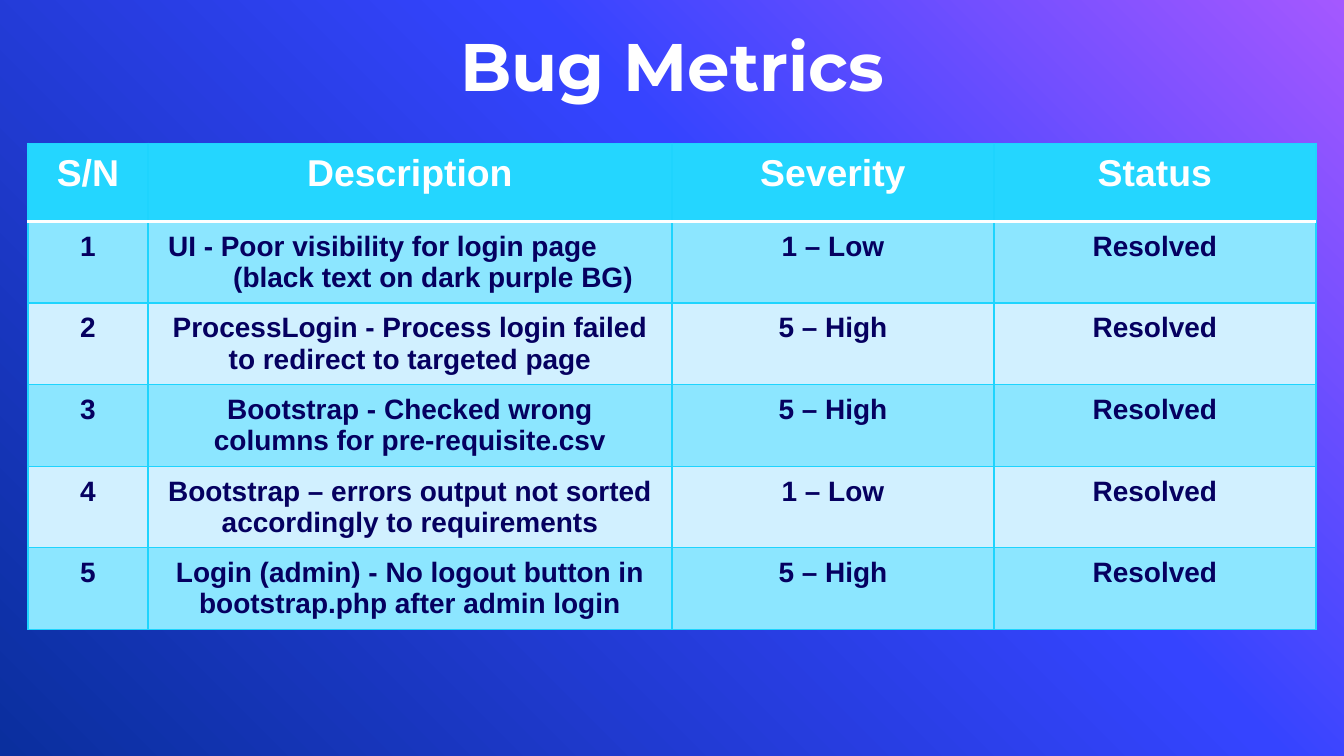
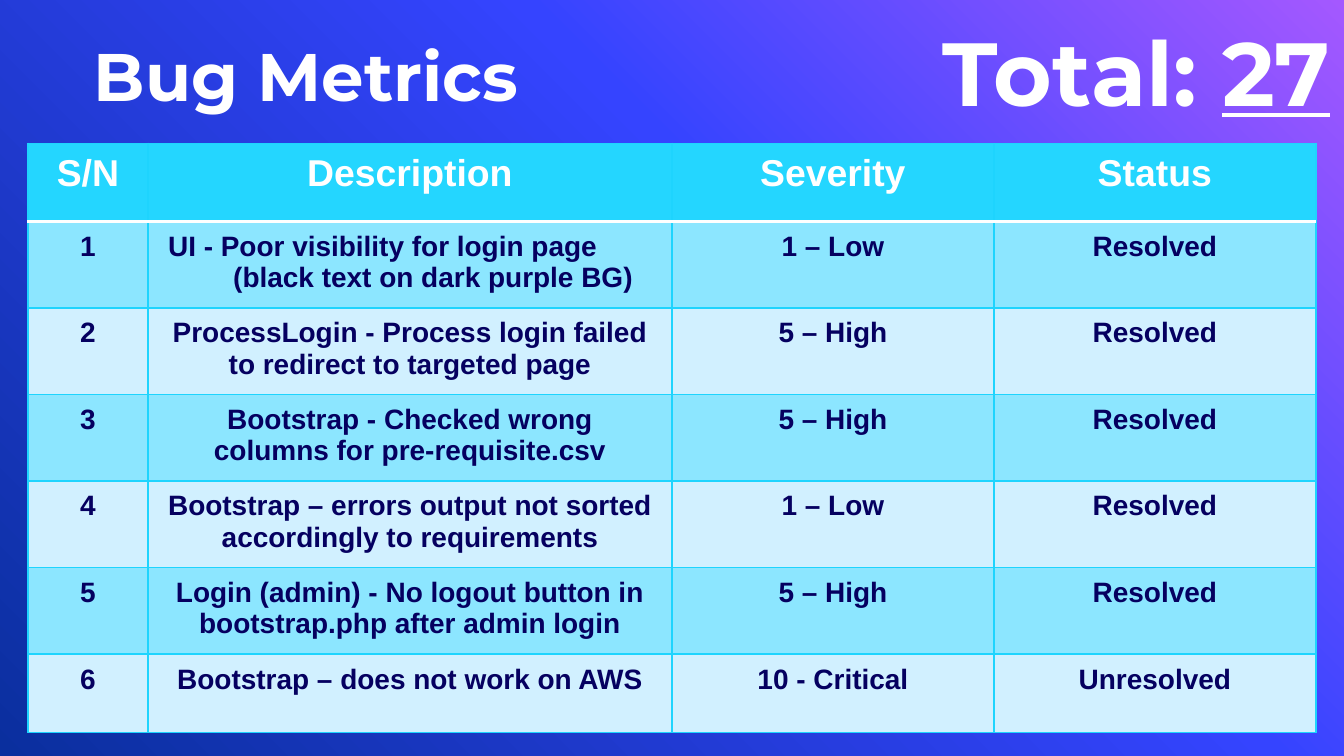
Before and after one commit to lifuhuang97/course-bidding-system, a slide deck: slide 20 of presentations/PM Review.pptx. Drawn at 1344x756 pixels with LibreOffice and Linux fonts; fonts in the diff are those of the drawing; background and template pictures are left out. Boxes give left, top, right and bottom in pixels: in the first picture for what was removed or moved away, otherwise in the second. Text is boxed around its words. In the diff, an @@ line names an element or a change of style, - is before the commit and + after.

Commit message:
Updated bm & slides for new bug

```diff
--- a/presentations/PM Review.pptx
+++ b/presentations/PM Review.pptx
@@ text "Bug Metrics": place and size @@
-text "Bug Metrics" at [460, 38, 884, 105]
+text "Bug Metrics" at [94, 48, 518, 115]
@@ text added at [943, 39, 1330, 117], 48 pt, text #FFFFFF, bold @@
+Total: 27
@@ table at [28, 144, 1317, 732] @@
+row 7: 6 | Bootstrap – does not work on AWS | 10 - Critical | Unresolved
```
Also in this commit, not shown: 1 other file.
